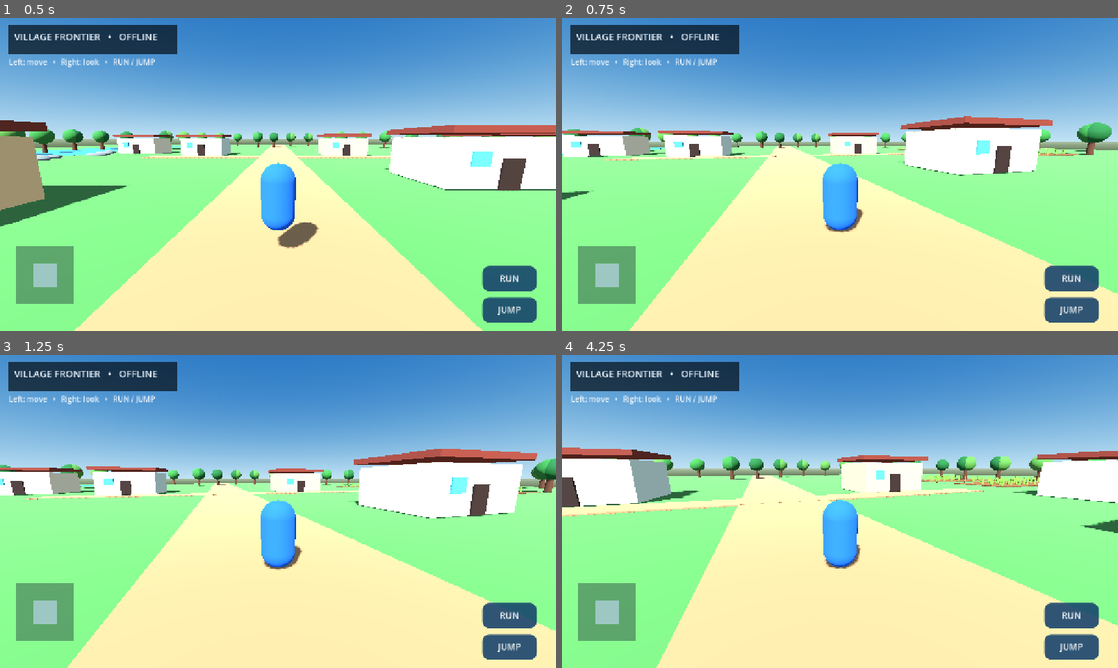
Above: before the commit, frames 1-4 (two rows, left to right).
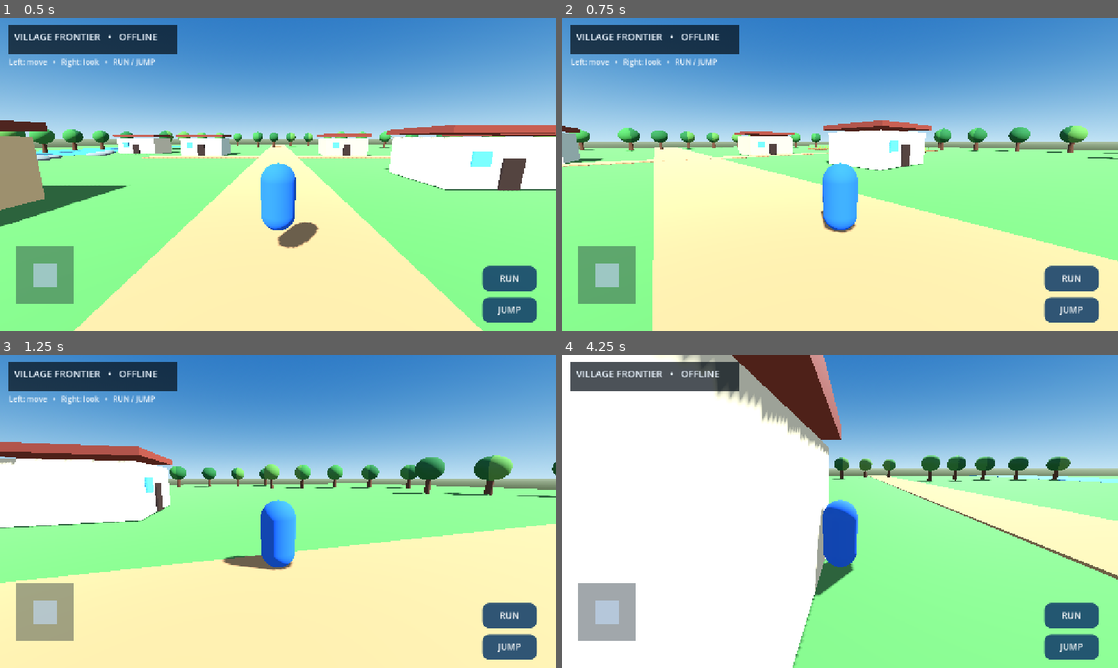
Above: after the commit, the same moments.

Repository: ishak6/open-world-3d-android
Game: Godot game, scene res://scenes/main.tscn
Two runs of this game, one before a commit and one after it. Both use one fixed random seed, a clock stepped at 60 frames per second and the inputs below.
Inputs (mouse positions are in pixels of both pictures, inside the frame that each line leads up to):
- Up to frame 1 (0.5 s): no input
- Up to frame 2 (0.75 s): tap Enter at 0.5 s; move the mouse to (867, 174) at 0.52 s; hold Up (ui_up) from 0.53 s (still down)
- Up to frame 3 (1.25 s): keep holding Up (ui_up)
- Up to frame 4 (4.25 s): keep holding Up (ui_up); move the mouse to (812, 511) at 1.27 s; move the mouse to (851, 505) at 2.02 s; move the mouse to (834, 517) at 2.77 s; move the mouse to (878, 514) at 3.52 s

Frame 1 is identical in both runs. In frame 2, 17% of the frame differs, in the area x 0-100%, y 31-100%; in frame 3, 30%; in frame 4, 72%, in the area x 0-100%, y 0-100%.

Commit message:
Improve mobile joystick input and camera-relative movement

Diff:
--- a/scripts/main.gd
+++ b/scripts/main.gd
@@ -258,11 +258,13 @@
 	joystick.gui_input.connect(_on_joystick_input)
 	hud.add_child(joystick)
 	var base := ColorRect.new()
+	base.mouse_filter = Control.MOUSE_FILTER_IGNORE
 	base.position = Vector2(8, 8)
 	base.size = Vector2(134, 134)
 	base.color = Color(0.12, 0.18, 0.22, 0.42)
 	joystick.add_child(base)
 	var knob := ColorRect.new()
+	knob.mouse_filter = Control.MOUSE_FILTER_IGNORE
 	knob.position = Vector2(48, 48)
 	knob.size = Vector2(54, 54)
 	knob.color = Color(0.75, 0.85, 0.95, 0.65)
@@ -298,6 +300,8 @@
 		move_vector = (event.position - center).limit_length(58) / 58.0
 	elif event is InputEventMouseButton:
 		joystick_active = event.pressed
+		if not event.pressed:
+			move_vector = Vector2.ZERO
 	elif event is InputEventMouseMotion and joystick_active:
 		move_vector = (event.position - Vector2(75, 75)).limit_length(58) / 58.0
 
@@ -325,7 +329,13 @@
 	var keyboard := Vector2.ZERO
 	keyboard = Input.get_vector("ui_left", "ui_right", "ui_up", "ui_down")
 	var input_vector := move_vector if move_vector.length() > 0.08 else keyboard
-	var direction := (player.transform.basis * Vector3(input_vector.x, 0, input_vector.y)).normalized()
+	var camera_forward := -camera_pivot.global_transform.basis.z
+	camera_forward.y = 0.0
+	camera_forward = camera_forward.normalized()
+	var camera_right := camera_pivot.global_transform.basis.x
+	camera_right.y = 0.0
+	camera_right = camera_right.normalized()
+	var direction := (camera_right * input_vector.x + camera_forward * -input_vector.y).normalized()
 	if direction.length() > 0.01:
 		player.velocity.x = direction.x * (RUN_SPEED if is_running else WALK_SPEED)
 		player.velocity.z = direction.z * (RUN_SPEED if is_running else WALK_SPEED)
